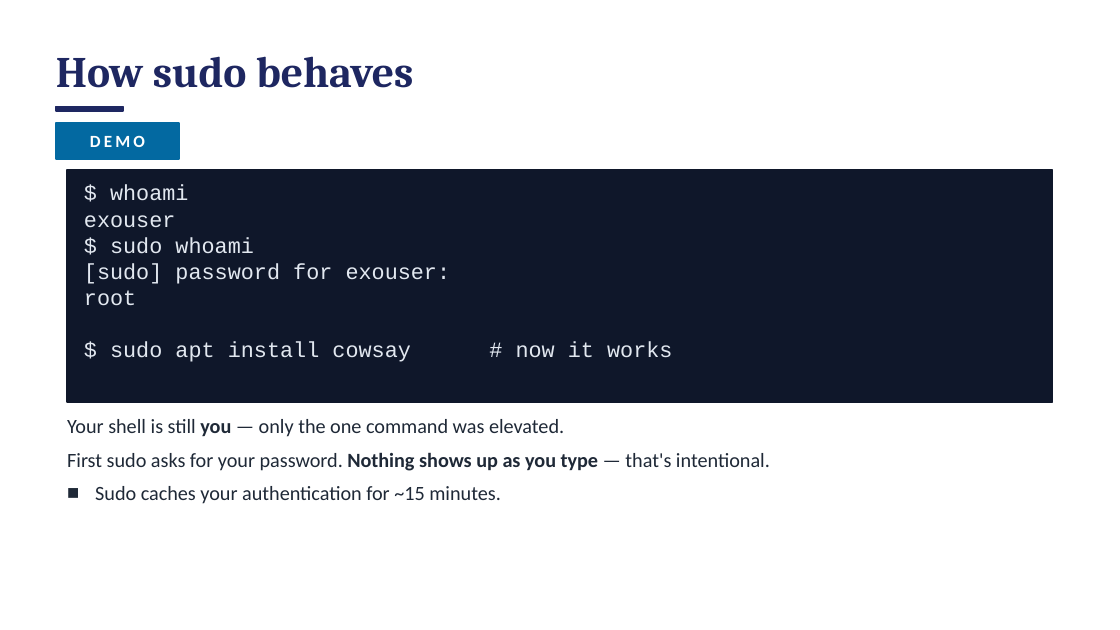
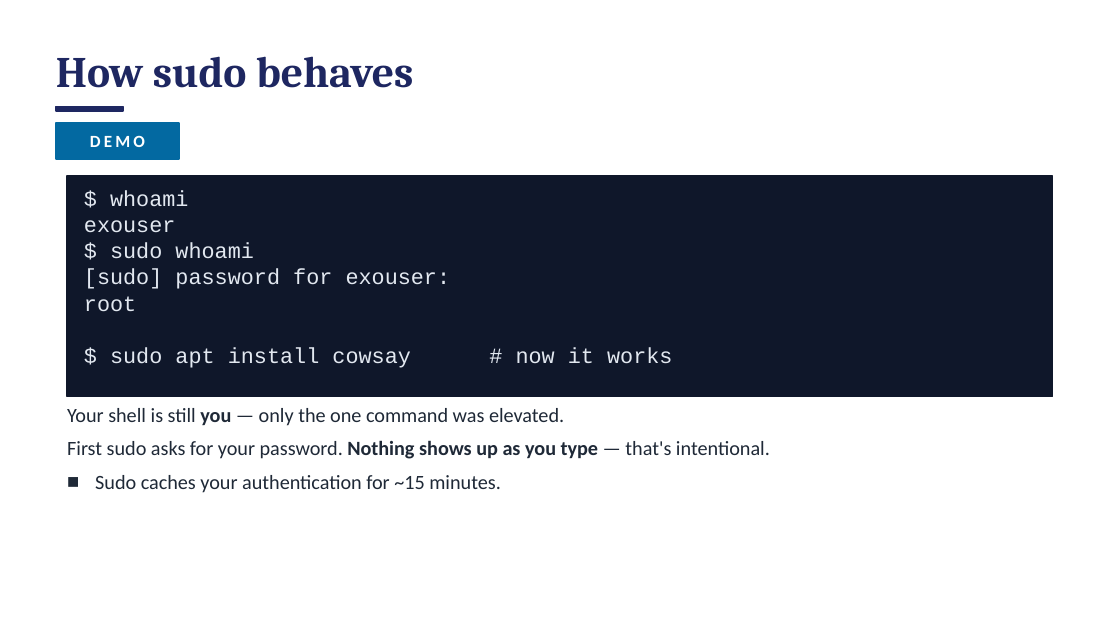
Before and after one commit to access-ci-org/Operations-STEP-2026, a slide deck: slide 83 of Linux_Terminal/DRAFT_workshop-linux-session1.pptx (slide 84 before the commit). Drawn at 1120x630 pixels with LibreOffice and Linux fonts; fonts in the diff are those of the drawing. Boxes give left, top, right and bottom in pixels: in the first picture for what was removed or moved away, otherwise in the second. Text is boxed around its words. In the diff, an @@ line names an element or a change of style, - is before the commit and + after.

```diff
--- a/Linux_Terminal/DRAFT_workshop-linux-session1.pptx
+++ b/Linux_Terminal/DRAFT_workshop-linux-session1.pptx
@@ rectangle: place and size @@
-rectangle at (67,170,1053,402)
+rectangle at (67,176,1053,396)
@@ text "$ whoami": place and size @@
-text "$ whoami" at (84,185,672,362)
+text "$ whoami" at (84,190,672,368)
@@ text "Your shell is still you ...": place and size @@
-text "Your shell is still you ..." at (67,419,770,504)
+text "Your shell is still you ..." at (67,408,770,493)
```
Also in this commit, not shown: 92 other slides changed, 1 slide added, 3 slides removed, 1 other file.
